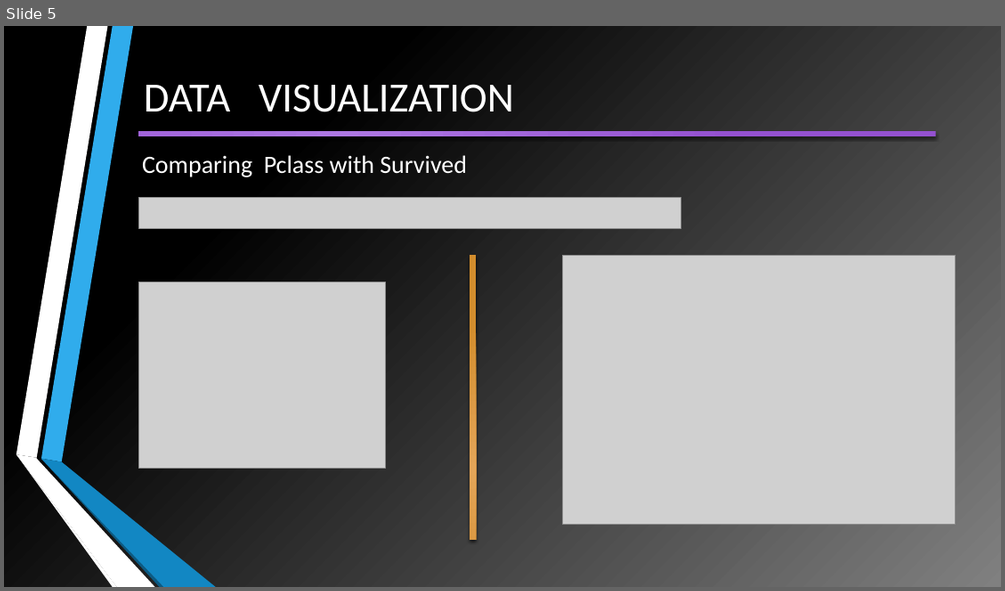
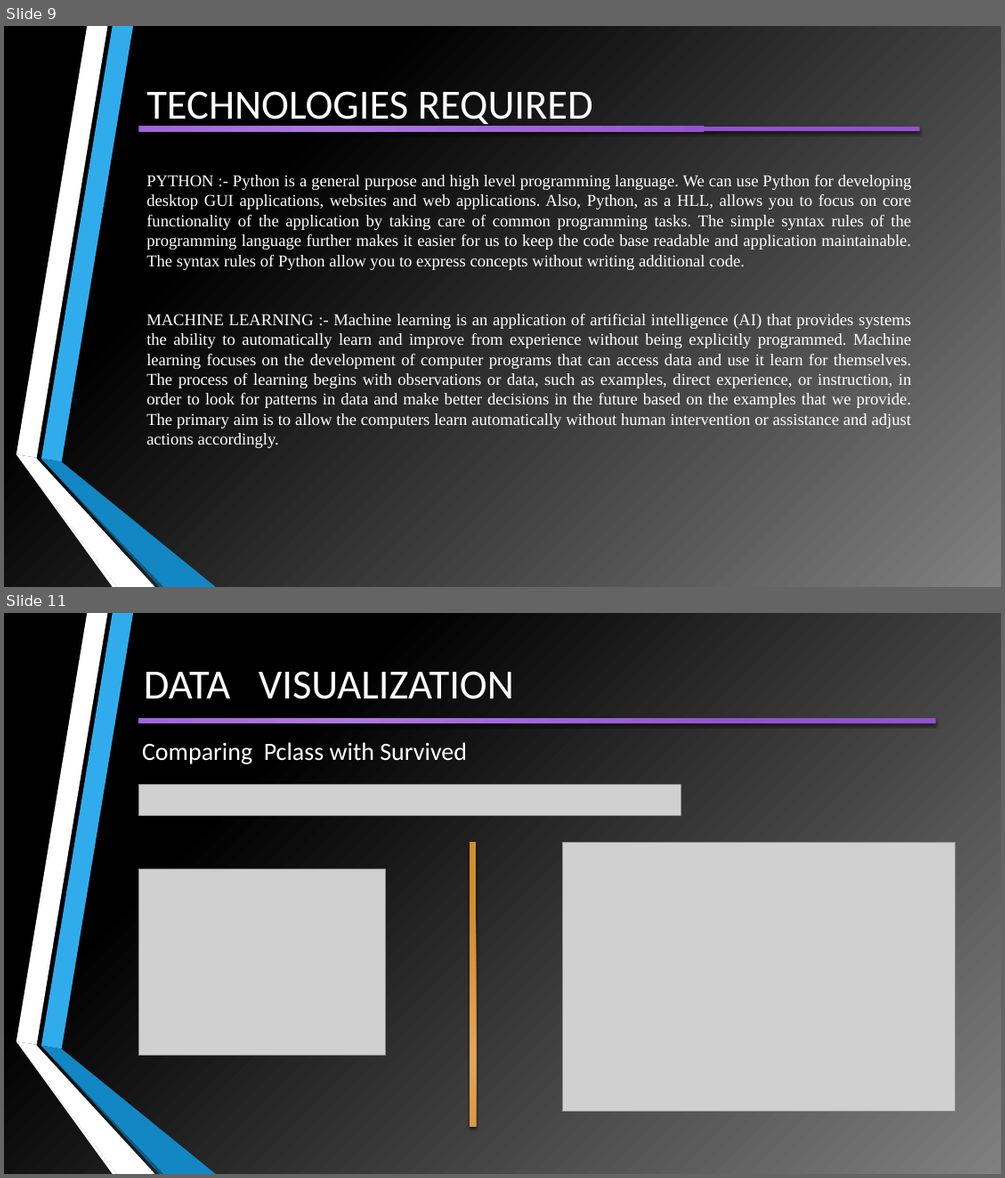
Before and after one commit to VirendraVerma-Viru/Titanic-Project-ML, a slide deck: TITANIC SURVIVOR PREDICTION.pptx. Shown one above the other, each under a label of ours: slide 5 before the commit, slides 9 and 11 after it; the slides between them are not shown. The pictures are 1005x591 and 1005x1178 pixels, drawn with LibreOffice and Linux fonts; fonts in the diff are those of the drawing; grey boxes stand for pictures. Boxes give left, top, right and bottom in pixels: in the first picture for what was removed or moved away, otherwise in the second. Text is boxed around its words. In the diff, an @@ line names an element or a change of style, - is before the commit and + after.

```diff
--- a/TITANIC SURVIVOR PREDICTION.pptx
+++ b/TITANIC SURVIVOR PREDICTION.pptx
@@ slide 9 added at (4,26,1001,587), background gradient #808080 to #000000; not listed: 6 template elements that a slide beside it also shows @@
@@ title added at (146,91,593,129), 40 pt, text #FFFFFF @@
+TECHNOLOGIES REQUIRED
@@ rectangle added at (139,127,920,131), fill gradient #AE78E3 to #9452D1 @@
@@ text added at (146,175,912,448), 16 pt, text #FFFFFF @@
+PYTHON :- Python is a general purpose and high level programming language. We can use Python for developing desktop GUI applications, websites and web applications. Also, Python, as a HLL, allows you to focus on core functionality of the application by taking care of common programming tasks. The simple syntax rules of the programming language further makes it easier for us to keep the code base readable and application maintainable. The syntax rules of Python allow you to express concepts without writing additional code.
+MACHINE LEARNING :- Machine learning is an application of artificial intelligence (AI) that provides systems the ability to automatically learn and improve from experience without being explicitly programmed. Machine learning focuses on the development of computer programs that can access data and use it learn for themselves. The process of learning begins with observations or data, such as examples, direct experience, or instruction, in order to look for patterns in data and make better decisions in the future based on the examples that we provide. The primary aim is to allow the computers learn automatically without human intervention or assistance and adjust actions accordingly.
@@ what was slide 5 is now slide 11 @@
```
Also in this commit, not shown: 6 slides changed, 7 other slides added, 2 other files.
